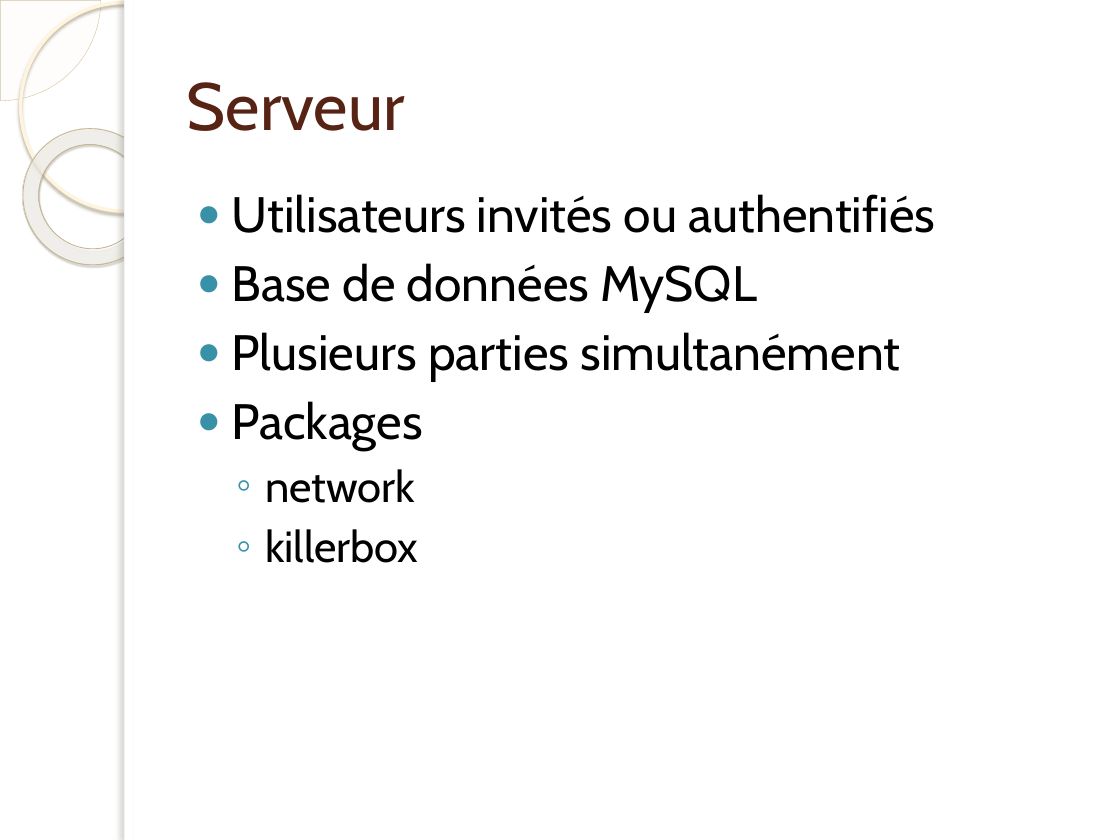
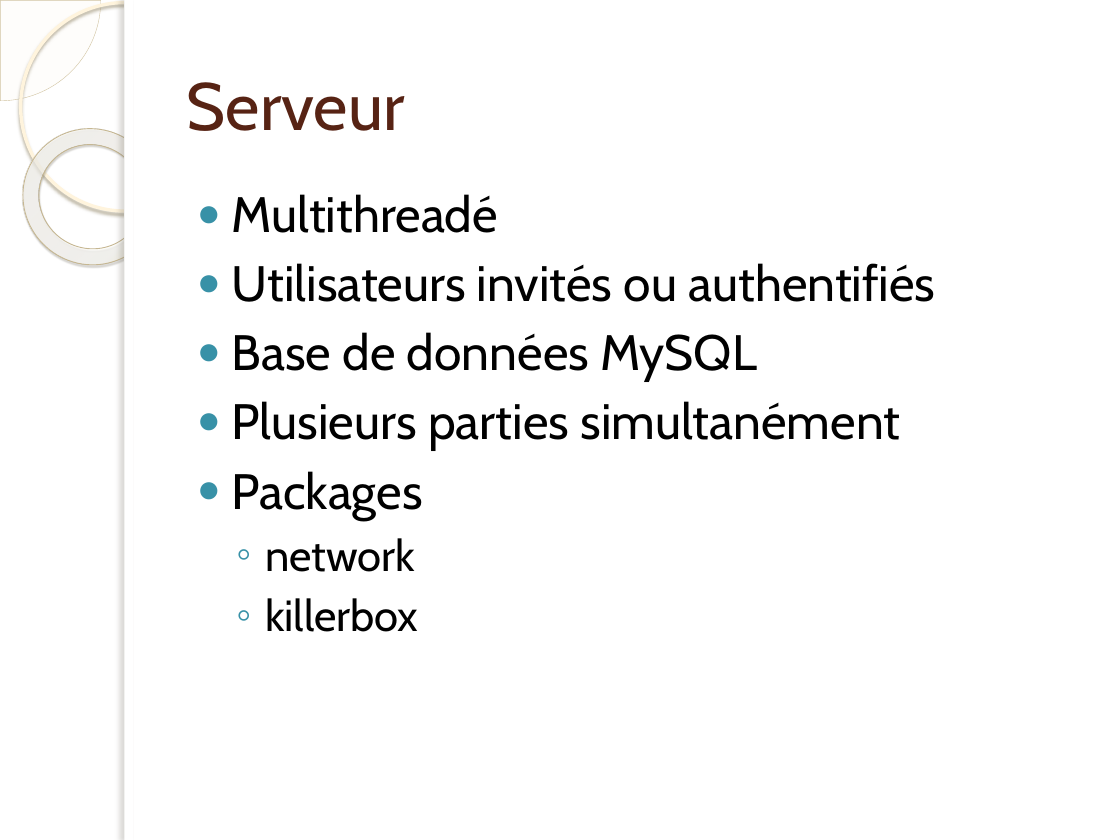
Before and after one commit to jonesbusy/killerbox, a slide deck: slide 7 of Documentation/presentation.pptx. Drawn at 1120x840 pixels with LibreOffice and Linux fonts; fonts in the diff are those of the drawing; background and template pictures are left out. Boxes give left, top, right and bottom in pixels: in the first picture for what was removed or moved away, otherwise in the second. Text is boxed around its words. In the diff, an @@ line names an element or a change of style, - is before the commit and + after.

```diff
--- a/Documentation/presentation.pptx
+++ b/Documentation/presentation.pptx
@@ text at box(232, 194, 498, 233): paragraph added @@
+● Multithreadé
```
Also in this commit, not shown: 1 other slide changed, 1 other file.
